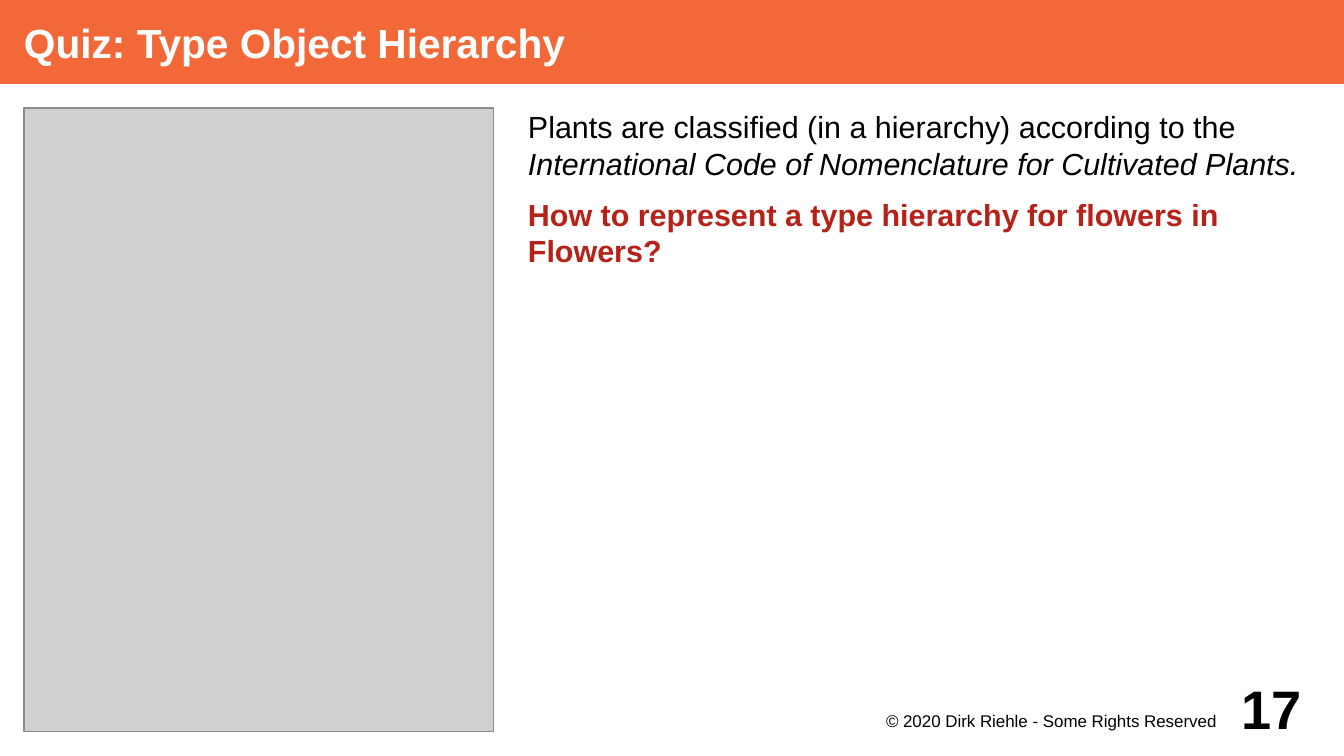
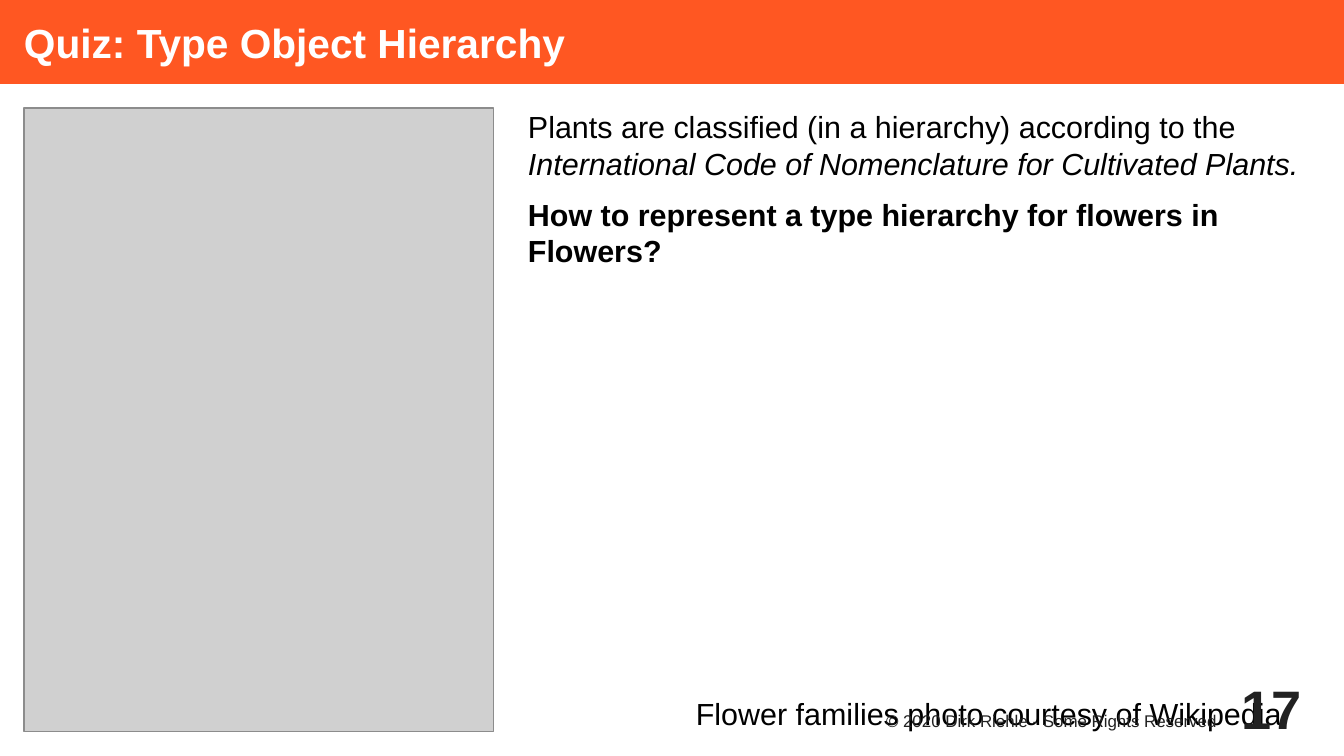
Before and after one commit to dirkriehle/adap-course, a slide deck: slide 17 of Lecture Slides/ADAP C09 - Type Objects.odp. Drawn at 1344x756 pixels with LibreOffice and Linux fonts; fonts in the diff are those of the drawing; grey boxes stand for pictures. Boxes give left, top, right and bottom in pixels: in the first picture for what was removed or moved away, otherwise in the second. Text is boxed around its words. In the diff, an @@ line names an element or a change of style, - is before the commit and + after.

```diff
--- a/Lecture Slides/ADAP C09 - Type Objects.odp
+++ b/Lecture Slides/ADAP C09 - Type Objects.odp
@@ title "Quiz: Type Object Hierarchy" at (0, 0, 1344, 84): fill #F36838 to #FF5722 @@
@@ text at (528, 204, 1218, 263): text colour #B62118 to #000000 in "How to represent a type hierarchy for ..." @@
@@ page number at (1242, 691, 1302, 729): text colour #000000 to #212121 @@
@@ text added at (696, 701, 1282, 731), 18 pt, text #000000 @@
+Flower families photo courtesy of Wikipedia
@@ text "© 2020 Dirk Riehle - ..." at (903, 713, 1140, 731): text colour #000000 to #212121 @@
```
Also in this commit, not shown: 29 other slides changed, 1 other file.
